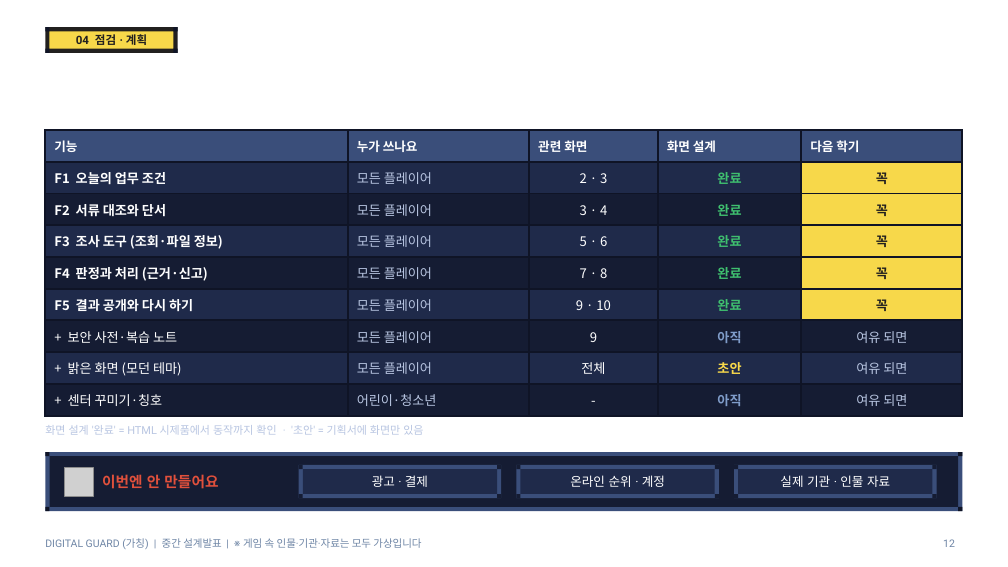
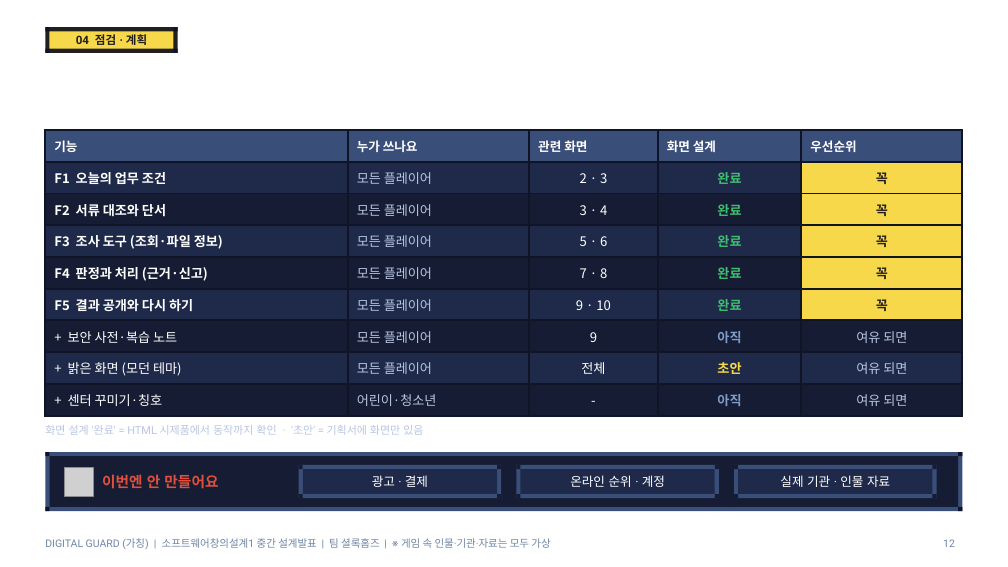
Before and after one commit to gyeom3055-ship-it/school, a slide deck: slide 12 of docs/digital-guard/presentation/DIGITAL_GUARD_중간설계발표.pptx. Drawn at 1008x567 pixels with LibreOffice and Linux fonts; fonts in the diff are those of the drawing; grey boxes stand for pictures; background and template pictures are left out. Boxes give left, top, right and bottom in pixels: in the first picture for what was removed or moved away, otherwise in the second. Text is boxed around its words. In the diff, an @@ line names an element or a change of style, - is before the commit and + after.

```diff
--- a/docs/digital-guard/presentation/DIGITAL_GUARD_중간설계발표.pptx
+++ b/docs/digital-guard/presentation/DIGITAL_GUARD_중간설계발표.pptx
@@ table at (x1=45, y1=130, x2=963, y2=410) @@
-row 1, column 5: 다음 학기
+row 1, column 5: 우선순위
@@ text at (x1=45, y1=538, x2=550, y2=549): text changed @@
-DIGITAL GUARD (가칭) | 중간 설계발표 | ※ 게임 속 인물·기관·자료는 모두 가상입니다
+DIGITAL GUARD (가칭) | 소프트웨어창의설계1 중간 설계발표 | 팀 셜록홈즈 | ※ 게임 속 인물·기관·자료는 모두 가상
```
Also in this commit, not shown: 13 other slides changed, 1 other file.
